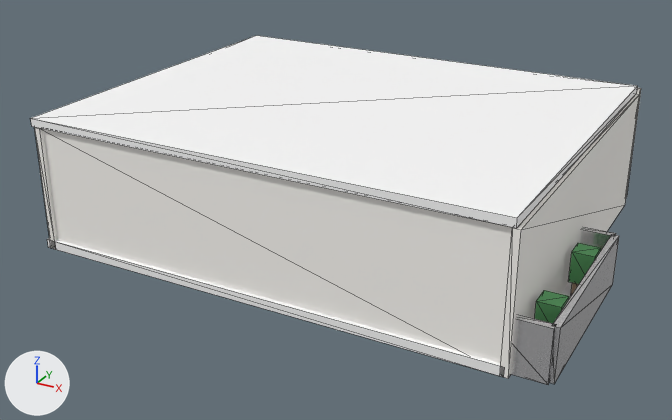
The glTF model house.glb: old version first, new version second.
Camera for both pictures: a 50 mm lens placed at (14.46, -13.29, 9.04), pointed at (5.09, 3.74, 0.53). The axes (+X, +Y, +Z) are drawn at lower left. The lights are the same throughout. The first picture is the older version. Mesh edges are drawn as thin lines on the coarser meshes. Where no turn or scale is listed for an object, it has been applied to the vertices.

Objects in the first picture: 'Bal_Plant_R1', 'Bal_Plant_R2', 'Ceiling_Main', 'Floor_Main', 'Rail_R_E', 'Rail_R_S', 'W_East', 'W_South', 'W_West' and 4 more.
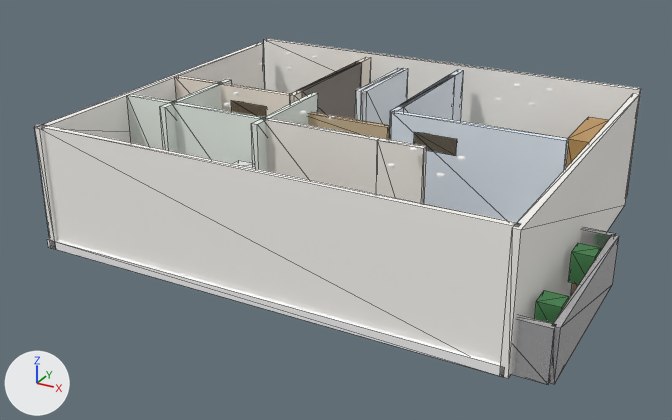
What differs and where, as boxes (x1, y1, x2, y2) in the pictures (672 x 420 px):
'Ceiling_Main', deleted: before (31, 35, 637, 228)
'W_North', unchanged, uncovered by the edit: before (626, 88, 641, 197); after (264, 38, 641, 197)
'W_BD_S', unchanged, uncovered by the edit: after (391, 110, 569, 223)
'W_DN_N', unchanged, uncovered by the edit: after (265, 118, 379, 193)
'W_West', unchanged, uncovered by the edit: before (34, 127, 57, 249); after (34, 43, 265, 249)

What the commit changed:
Object 'Ceiling_Main' (ob_ceiling_main) is deleted.
